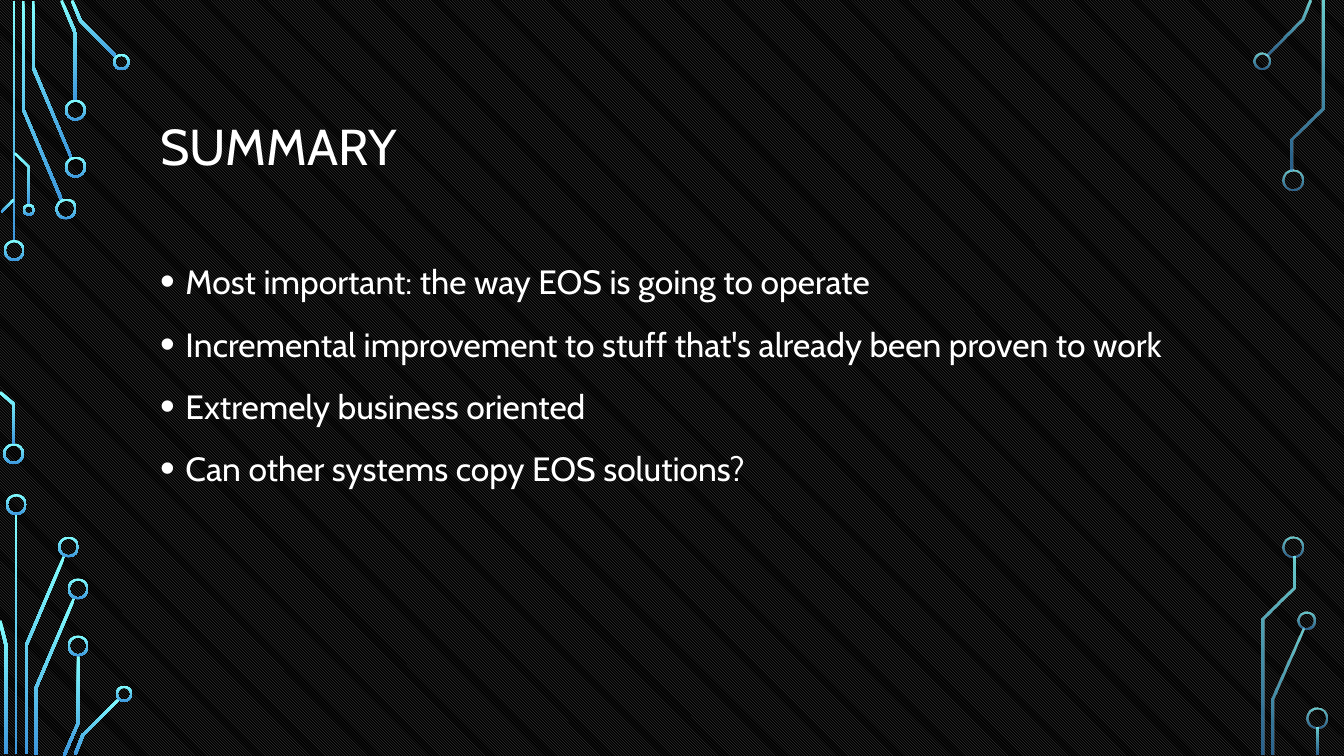
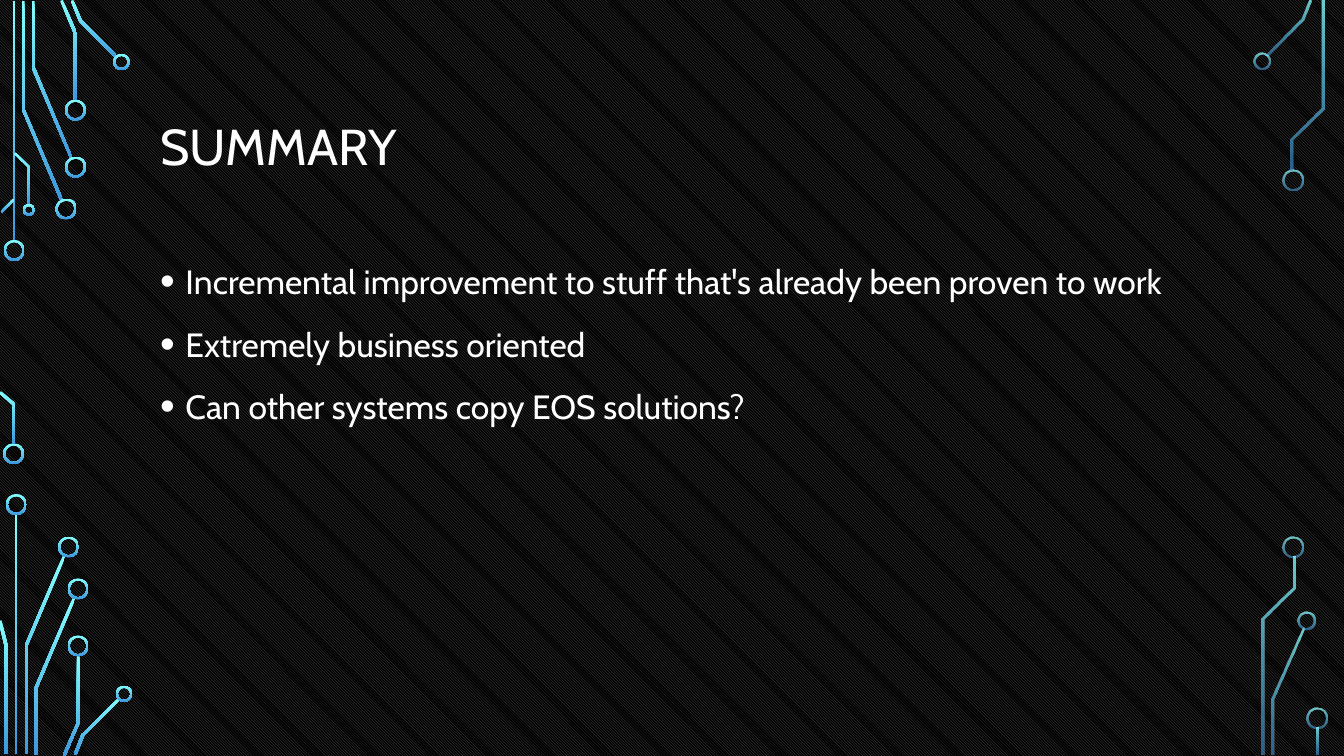
Before and after one commit to tokenika/tokenika.github.io, a slide deck: slide 44 of WarsawBlock(3).pptx (slide 47 before the commit). Drawn at 1344x756 pixels with LibreOffice and Linux fonts; fonts in the diff are those of the drawing; background and template pictures are left out. Boxes give left, top, right and bottom in pixels: in the first picture for what was removed or moved away, otherwise in the second. Text is boxed around its words. In the diff, an @@ line names an element or a change of style, - is before the commit and + after.

```diff
--- a/WarsawBlock(3).pptx
+++ b/WarsawBlock(3).pptx
@@ text at [185,268,870,302]: paragraph removed @@
-• Most important: the way EOS is going to operate
```
Also in this commit, not shown: 3 other slides changed, 3 slides removed, 1 other file.
